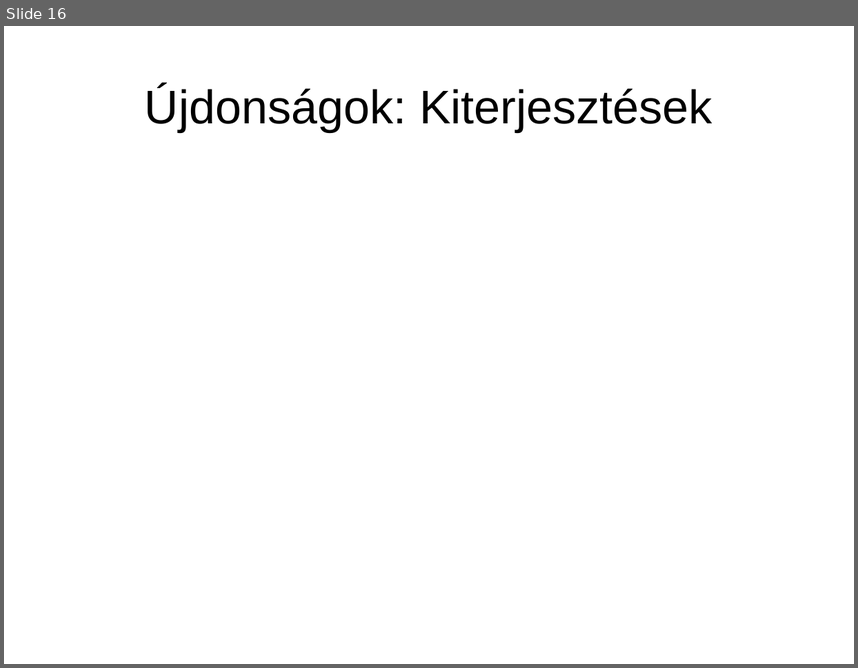
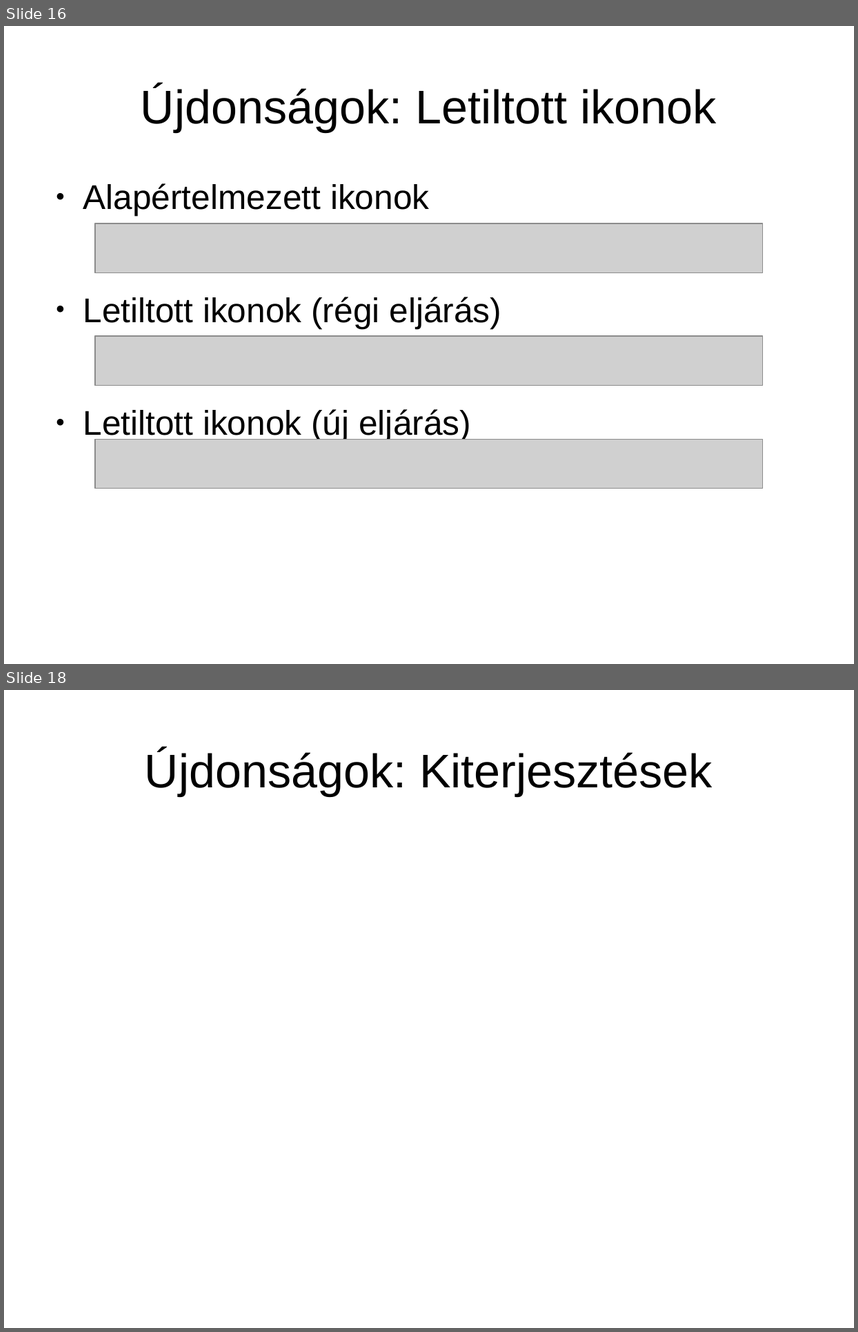
Before and after one commit to KAMI911/oxygenoffice, a slide deck: documents/marketing/hu/OpenOffice.org3_ujdonsagai.odp. Shown one above the other, each under a label of ours: slide 16 before the commit, slides 16 and 18 after it; the slides between them are not shown. The pictures are 858x668 and 858x1332 pixels, drawn with LibreOffice and Linux fonts; fonts in the diff are those of the drawing; grey boxes stand for pictures. Boxes give left, top, right and bottom in pixels: in the first picture for what was removed or moved away, otherwise in the second. Text is boxed around its words. In the diff, an @@ line names an element or a change of style, - is before the commit and + after.

```diff
--- a/documents/marketing/hu/OpenOffice.org3_ujdonsagai.odp
+++ b/documents/marketing/hu/OpenOffice.org3_ujdonsagai.odp
@@ slide 16 added at <box>4,26,854,664</box>, background #FFFFFF @@
@@ title added at <box>141,85,716,132</box>, 44 pt, text #000000 @@
+Újdonságok: Letiltott ikonok
@@ text added at <box>83,183,502,441</box>, 32 pt, text #000000 @@
+● Alapértelmezett ikonok
+● Letiltott ikonok (régi eljárás)
+● Letiltott ikonok (új eljárás)
@@ picture added at <box>95,223,763,273</box> @@
@@ picture added at <box>95,336,763,385</box> @@
@@ picture added at <box>95,439,763,489</box> @@
@@ what was slide 16 is now slide 18 @@
```
Also in this commit, not shown: 7 slides changed, 4 other slides added, 1 slide removed.
